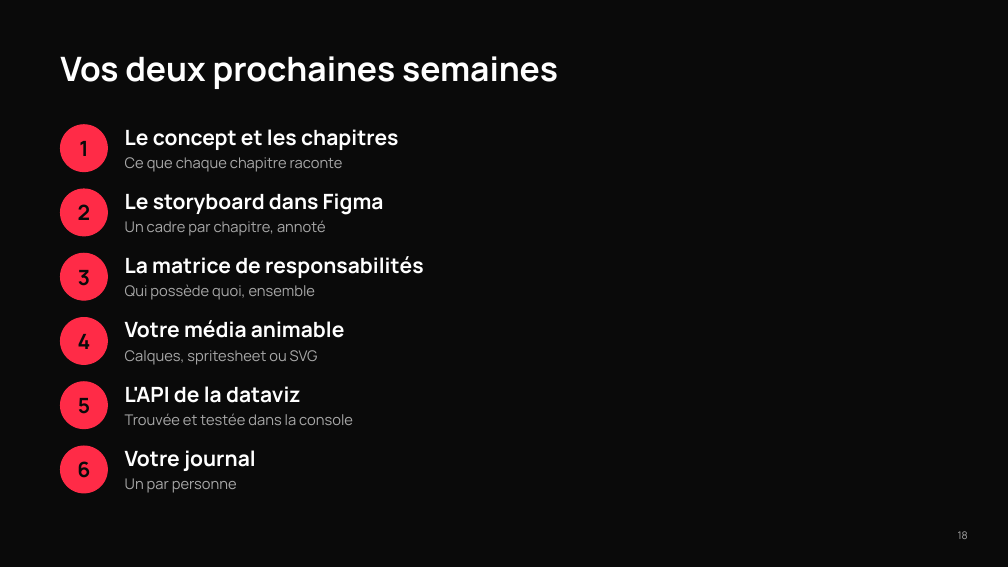
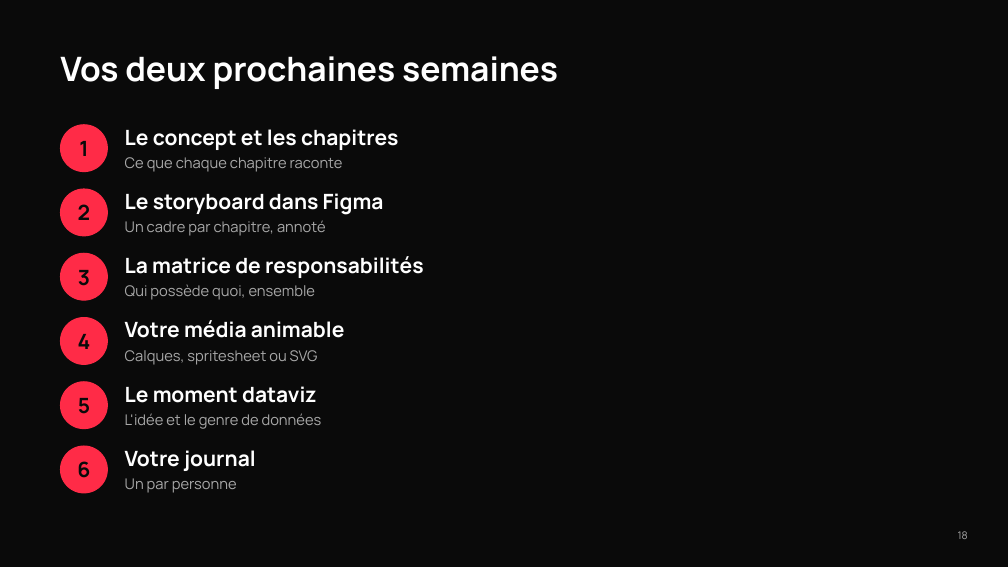
Before and after one commit to tim-montmorency/compendium, a slide deck: slide 18 of docs/582-511-web5/assets/documents/Web5_recit-defilant-lancement.pptx. Drawn at 1008x567 pixels with LibreOffice and Linux fonts; fonts in the diff are those of the drawing. Boxes give left, top, right and bottom in pixels: in the first picture for what was removed or moved away, otherwise in the second. Text is boxed around its words. In the diff, an @@ line names an element or a change of style, - is before the commit and + after.

```diff
--- a/docs/582-511-web5/assets/documents/Web5_recit-defilant-lancement.pptx
+++ b/docs/582-511-web5/assets/documents/Web5_recit-defilant-lancement.pptx
@@ text at (125, 386, 317, 403): text changed @@
-L'API de la dataviz
+Le moment dataviz
@@ text at (125, 413, 322, 429): text changed @@
-Trouvée et testée dans la console
+L'idée et le genre de données
```
Also in this commit, not shown: 1 other slide changed, 5 other files.
